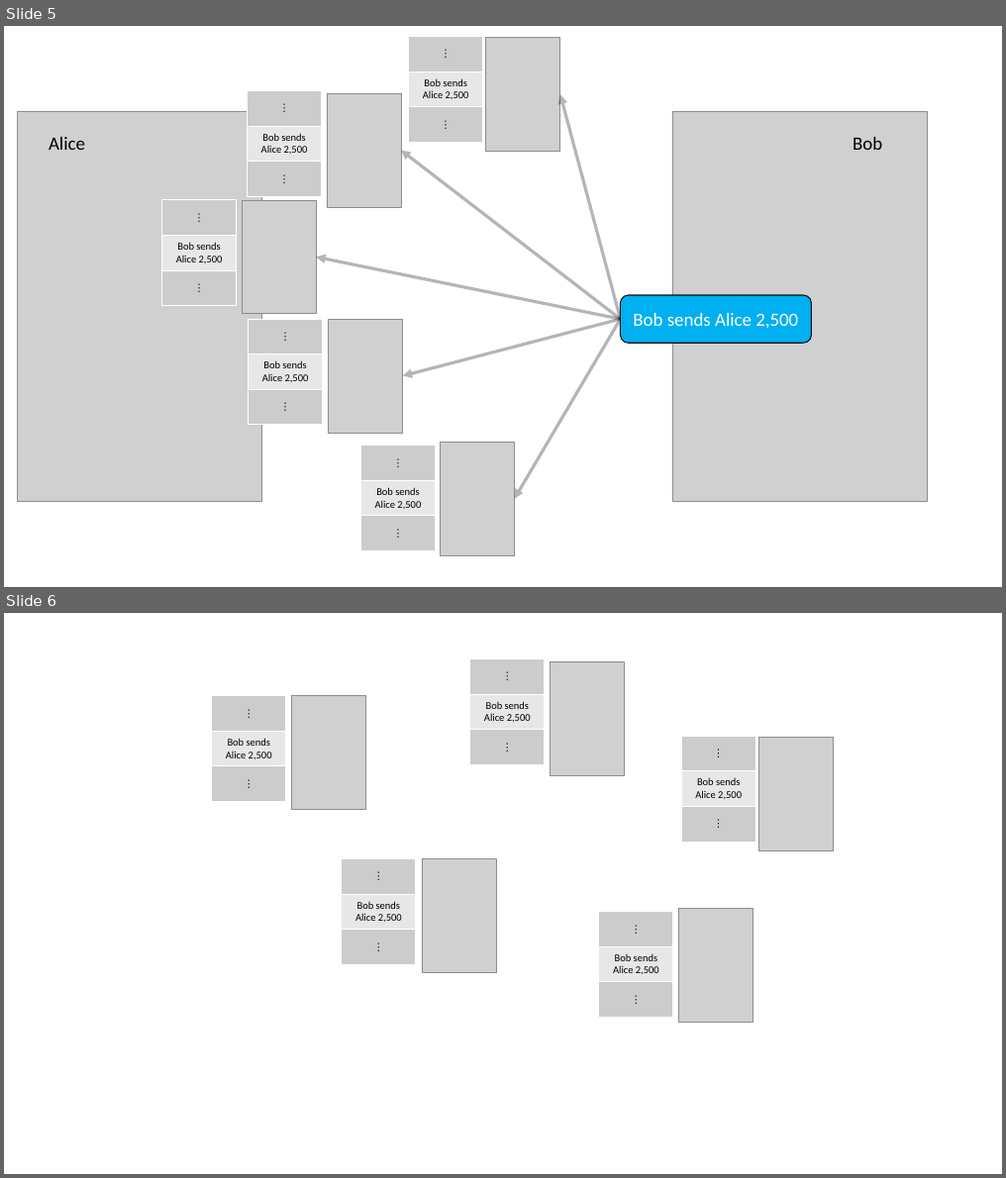
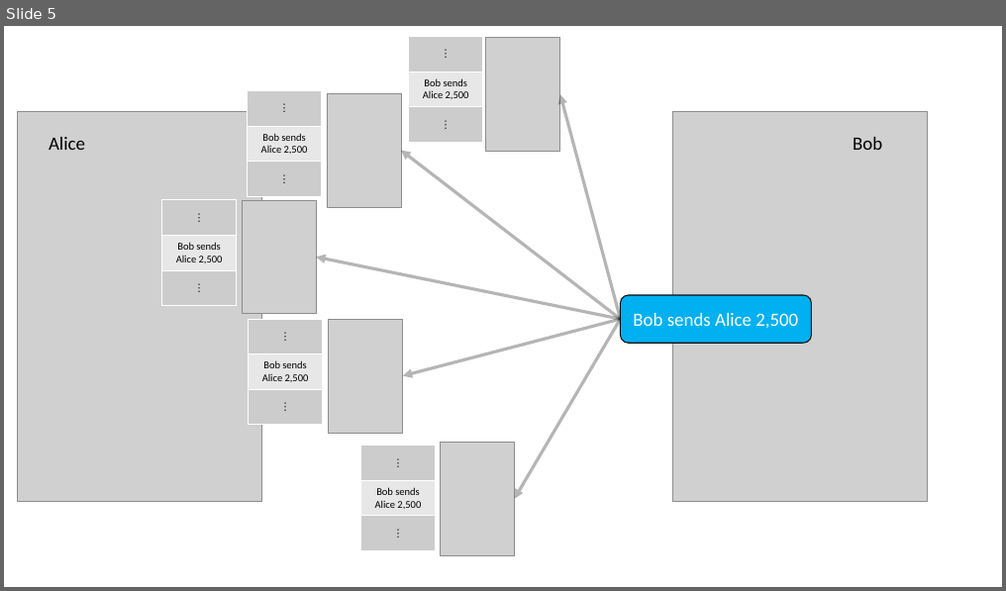
Before and after one commit to Michael-K-Stein/GreenCoin, a slide deck: Thesis/Images/Graphics.pptx. Shown one above the other, each under a label of ours: slides 5 and 6 before the commit, slide 5 after it. The pictures are 1006x1178 and 1006x591 pixels, drawn with LibreOffice and Linux fonts; fonts in the diff are those of the drawing; grey boxes stand for pictures. Boxes give left, top, right and bottom in pixels: in the first picture for what was removed or moved away, otherwise in the second. Text is boxed around its words. In the diff, an @@ line names an element or a change of style, - is before the commit and + after.

```diff
--- a/Thesis/Images/Graphics.pptx
+++ b/Thesis/Images/Graphics.pptx
@@ slide 6 removed at box(4, 613, 1002, 1174), background #FFFFFF @@
@@ table removed at box(470, 660, 545, 765), 3 rows, 1 columns @@
-⋮
-Bob sends Alice 2,500
-⋮
@@ picture removed at box(549, 662, 624, 775) @@
@@ table removed at box(211, 696, 285, 802), 3 rows, 1 columns @@
-⋮
-Bob sends Alice 2,500
-⋮
@@ picture removed at box(291, 696, 365, 810) @@
@@ table removed at box(681, 736, 755, 842), 3 rows, 1 columns @@
-⋮
-Bob sends Alice 2,500
-⋮
@@ picture removed at box(758, 738, 833, 851) @@
@@ table removed at box(342, 860, 416, 964), 3 rows, 1 columns @@
-⋮
-Bob sends Alice 2,500
-⋮
@@ picture removed at box(422, 860, 496, 973) @@
@@ picture removed at box(678, 908, 752, 1022) @@
@@ table removed at box(599, 912, 673, 1017), 3 rows, 1 columns @@
-⋮
-Bob sends Alice 2,500
-⋮
```
Also in this commit, not shown: 10 slides added, 27 other files.
